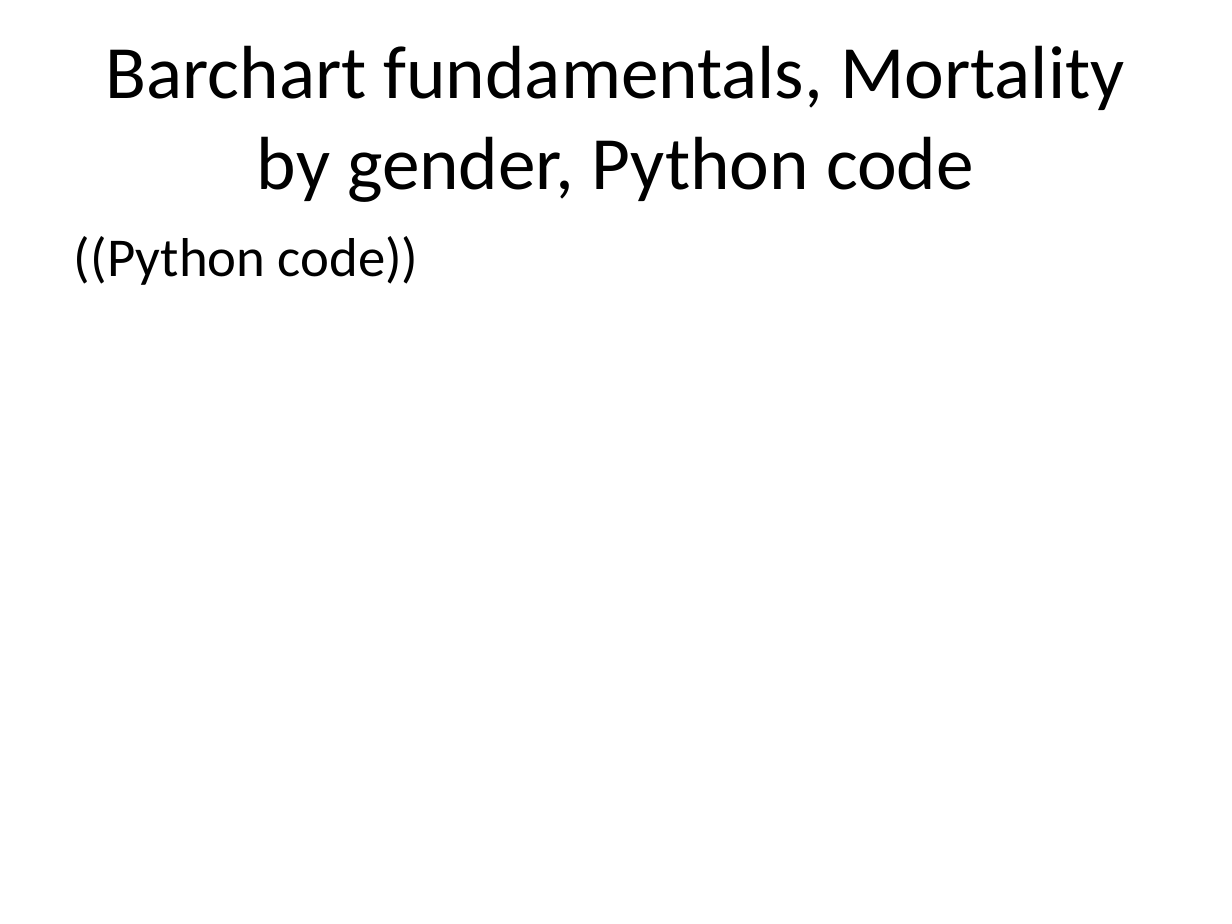
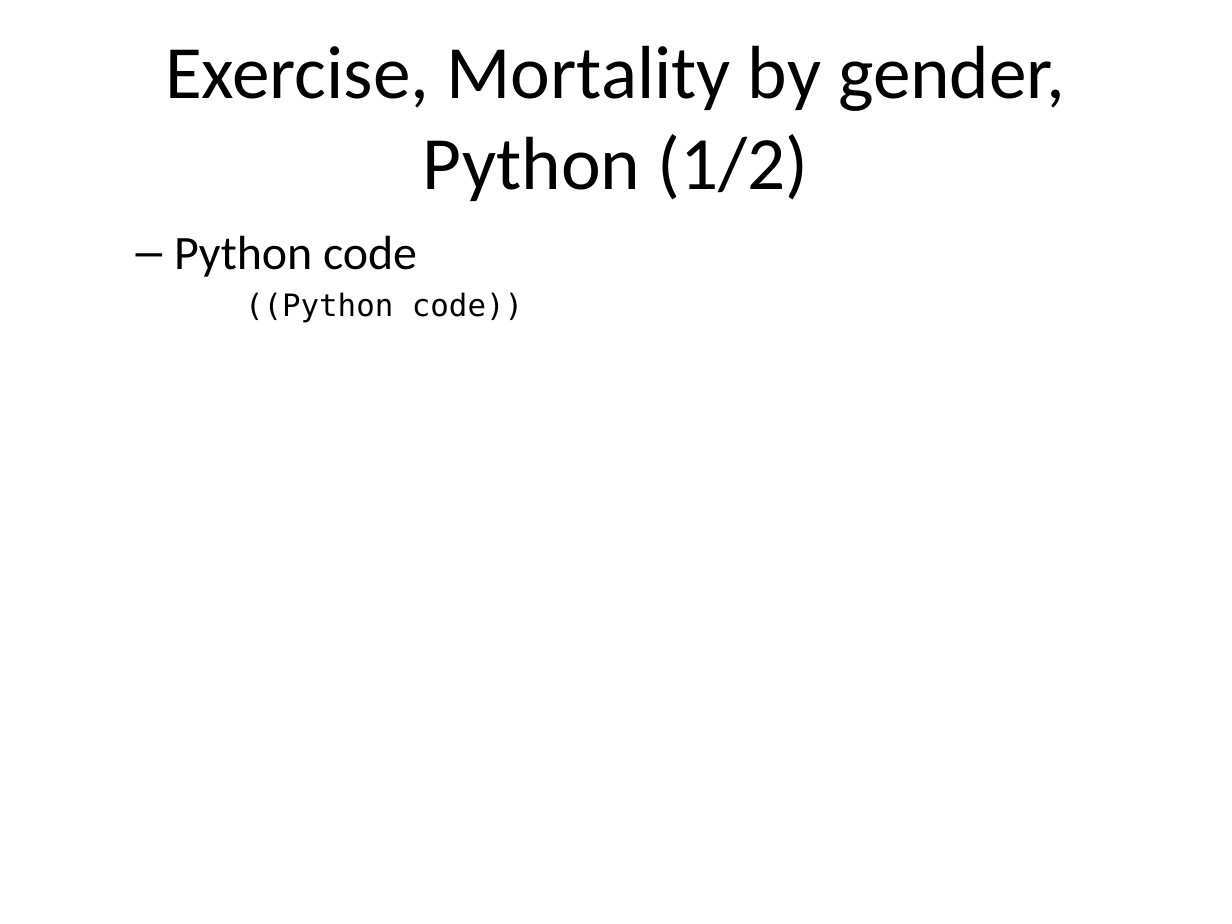
Before and after one commit to pmean/data-visualization, a slide deck: slide 81 of data-viz-02/src/complete-lecture.pptx (slide 88 before the commit). Drawn at 1232x924 pixels with LibreOffice and Linux fonts; fonts in the diff are those of the drawing. Boxes give left, top, right and bottom in pixels: in the first picture for what was removed or moved away, otherwise in the second. Text is boxed around its words. In the diff, an @@ line names an element or a change of style, - is before the commit and + after.

```diff
--- a/data-viz-02/src/complete-lecture.pptx
+++ b/data-viz-02/src/complete-lecture.pptx
@@ title at box(165, 45, 1065, 201): text changed @@
-Barchart fundamentals, Mortality by gender, Python code
+Exercise, Mortality by gender, Python (1/2)
@@ text at box(174, 235, 417, 277): paragraph added @@
+  – Python code
@@ text at box(245, 292, 523, 323): size 32 to 18 pt, font Calibri to DejaVu Sans Mono in "((Python code))"; indent changed; less space between paragraphs @@
```
Also in this commit, not shown: 20 other slides changed, 13 slides added, 19 slides removed, 10 other files.
